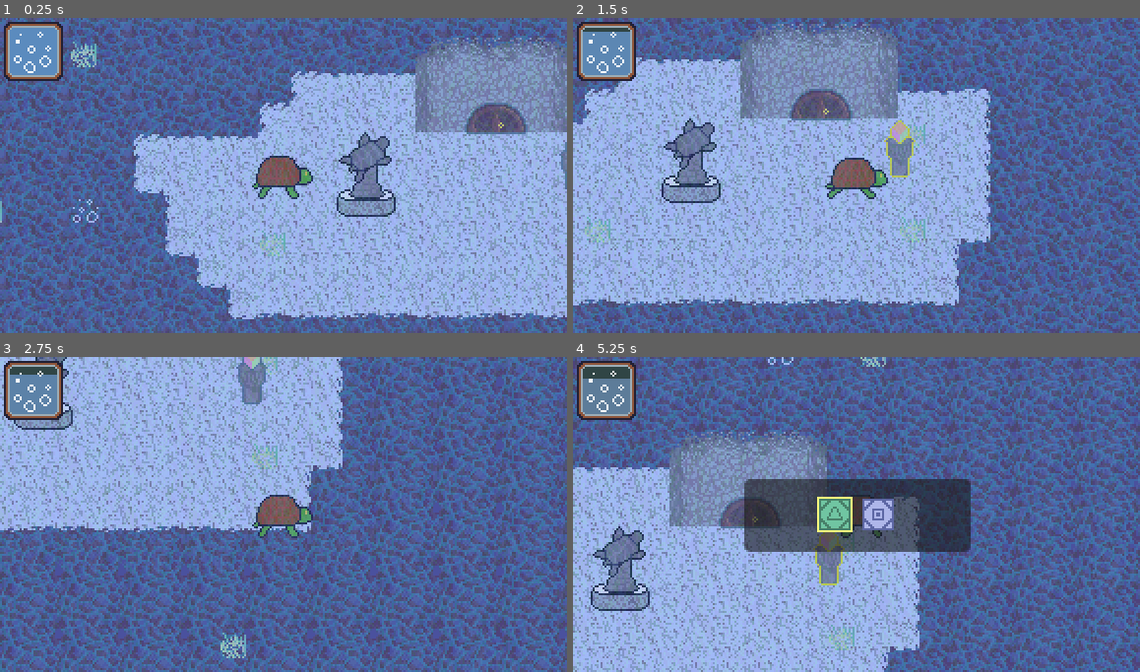
Above: before the commit, frames 1-4 (two rows, left to right).
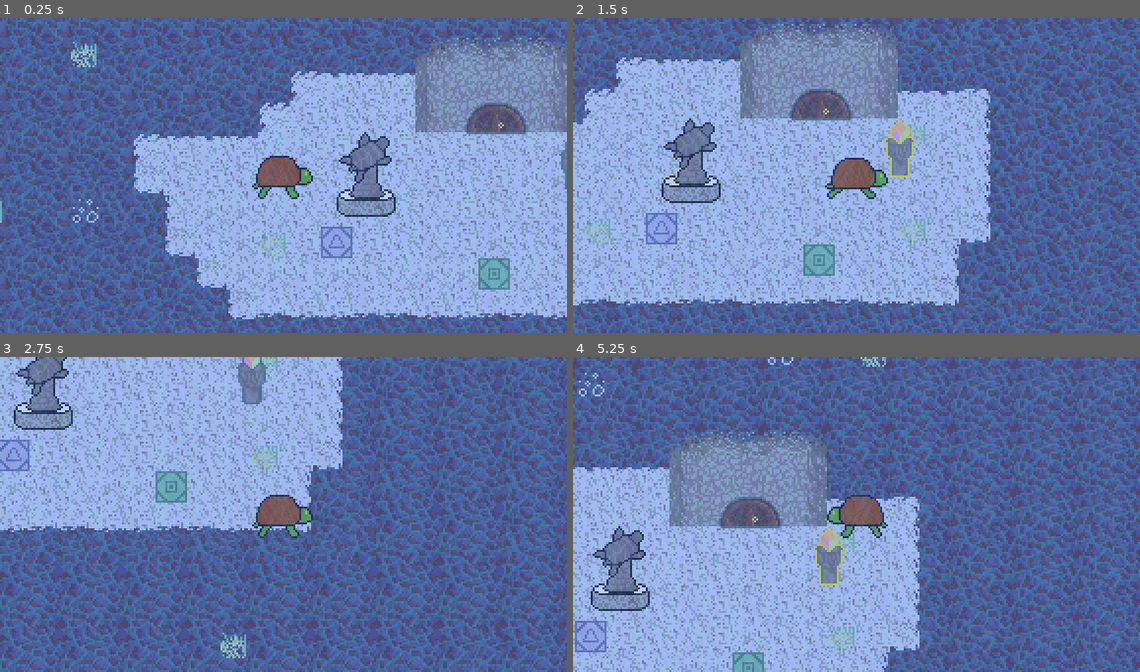
Above: after the commit, the same moments.

Repository: Tsunami014/Undersea
Game: Godot game, scene res://main.tscn
Two runs of this game, one before a commit and one after it. Both use one fixed random seed, a clock stepped at 60 frames per second and the inputs below.
Inputs:
- Up to frame 1 (0.25 s): no input
- Up to frame 2 (1.5 s): tap Enter (action) at 0.5, 0.6 s; hold Right (right) 0.53-1.28 s; hold Down (down) from 1.28 s (still down); tap Space (open_puzzle) at 1.35 s
- Up to frame 3 (2.75 s): release Down (down) at 2.03 s; hold Right (right) from 2.03 s (still down); tap Enter (action) at 2.1 s
- Up to frame 4 (5.25 s): release Right (right) at 2.78 s; hold Up (up) 2.78-3.53 s; tap Space (open_puzzle) at 2.85, 4.35 s; hold Left (left) 3.53-5.03 s; tap Enter (action) at 3.6, 5.1 s; hold Down (down) from 5.03 s (still down)

The runs differ from the first frame. In frame 1, 2.7% of the frame differs, in the area x 0-90%, y 1-87%; in frame 2, 2.7%; in frame 3, 2.5%; in frame 4, 12%, in the area x 0-71%, y 1-100%.

Commit message:
Implemented puzzle elm and attached pillar to door

Diff:
--- a/main.tscn
+++ b/main.tscn
@@ -1,6 +1,7 @@
-[gd_scene load_steps=10 format=4 uid="uid://ca8ud5tj3lnii"]
+[gd_scene load_steps=13 format=4 uid="uid://ca8ud5tj3lnii"]
 
 [ext_resource type="TileSet" uid="uid://bdfw371584336" path="res://tileset.tres" id="1_h2yge"]
+[ext_resource type="Texture2D" uid="uid://btu7p01ijuhm8" path="res://assets/puzzletiles.png" id="2_5vw27"]
 [ext_resource type="Script" uid="uid://73gk3ogbahji" path="res://changeVis.gd" id="2_7mycd"]
 [ext_resource type="PackedScene" uid="uid://xumwhpchsmdx" path="res://player.tscn" id="3_7mycd"]
 [ext_resource type="PackedScene" uid="uid://cb15xrvpr8jnj" path="res://prefabs/pillar.tscn" id="7_272bh"]
@@ -8,13 +9,31 @@
 [ext_resource type="PackedScene" uid="uid://6irmy22wta26" path="res://prefabs/door.tscn" id="9_kek77"]
 [ext_resource type="Texture2D" uid="uid://dfcohytqjhl8h" path="res://assets/tileset.png" id="10_4c57u"]
 
-[sub_resource type="AtlasTexture" id="AtlasTexture_272bh"]
+[sub_resource type="TileSetAtlasSource" id="TileSetAtlasSource_kek77"]
+texture = ExtResource("2_5vw27")
+0:0/0 = 0
+1:0/0 = 0
+2:0/0 = 0
+0:1/0 = 0
+1:1/0 = 0
+2:1/0 = 0
+0:2/0 = 0
+1:2/0 = 0
+2:2/0 = 0
+0:3/0 = 0
+1:3/0 = 0
+2:3/0 = 0
+
+[sub_resource type="TileSet" id="TileSet_4c57u"]
+sources/0 = SubResource("TileSetAtlasSource_kek77")
+
+[sub_resource type="AtlasTexture" id="AtlasTexture_5vw27"]
 atlas = ExtResource("10_4c57u")
 region = Rect2(192, 48, 32, 16)
 
-[sub_resource type="AtlasTexture" id="AtlasTexture_5vw27"]
+[sub_resource type="AtlasTexture" id="AtlasTexture_kek77"]
 atlas = ExtResource("10_4c57u")
-region = Rect2(64, 48, 32, 16)
+region = Rect2(192, 48, 32, 16)
 
 [node name="Node2D" type="Node2D"]
 
@@ -29,6 +48,10 @@
 [node name="Decor" type="TileMapLayer" parent="."]
 tile_map_data = PackedByteArray("AAAIAAUAAAAEAAMAAAALAAUAAAAFAAQAAAAMAAYAAAAFAAMAAAAJAAcAAAAFAAMAAAAGAAgAAAAFAAMAAAACAA …(640 unchanged characters)…
 tile_set = ExtResource("1_h2yge")
+
+[node name="PuzzlePieces" type="TileMapLayer" parent="."]
+tile_map_data = PackedByteArray("AAAFAAcAAAAAAAAAAAAKAAgAAAABAAEAAAA=")
+tile_set = SubResource("TileSet_4c57u")
 
 [node name="Collision" type="TileMapLayer" parent="."]
 visible = false
@@ -45,18 +68,19 @@
 
 [node name="Door2" parent="." node_paths=PackedStringArray("teleport") instance=ExtResource("9_kek77")]
 position = Vector2(417, 42)
-texture = SubResource("AtlasTexture_272bh")
+texture = SubResource("AtlasTexture_5vw27")
 teleport = NodePath("../Door")
 
 [node name="Tele" type="Node2D" parent="Door2"]
 
 [node name="Door" parent="." node_paths=PackedStringArray("teleport") instance=ExtResource("9_kek77")]
 position = Vector2(169, 57)
-texture = SubResource("AtlasTexture_5vw27")
+texture = SubResource("AtlasTexture_kek77")
 teleport = NodePath("../Door2")
 
 [node name="Tele" type="Node2D" parent="Door"]
 position = Vector2(0, 20)
 
-[node name="Pillar" parent="." instance=ExtResource("7_272bh")]
+[node name="Pillar" parent="." node_paths=PackedStringArray("door") instance=ExtResource("7_272bh")]
 position = Vector2(209, 79)
+door = NodePath("../Door")
--- a/pillar.gd
+++ b/pillar.gd
@@ -1,5 +1,7 @@
 extends Sprite2D
 var inside = false
+
+@export var door: Door
 
 func _on_body_entered(body):
 	if body is Player:
--- a/player.tscn
+++ b/player.tscn
@@ -89,6 +89,7 @@
 ydir = -0.8
 
 [node name="Control" type="Control" parent="Camera2D"]
+visible = false
 z_index = 20
 layout_mode = 3
 anchors_preset = 0
